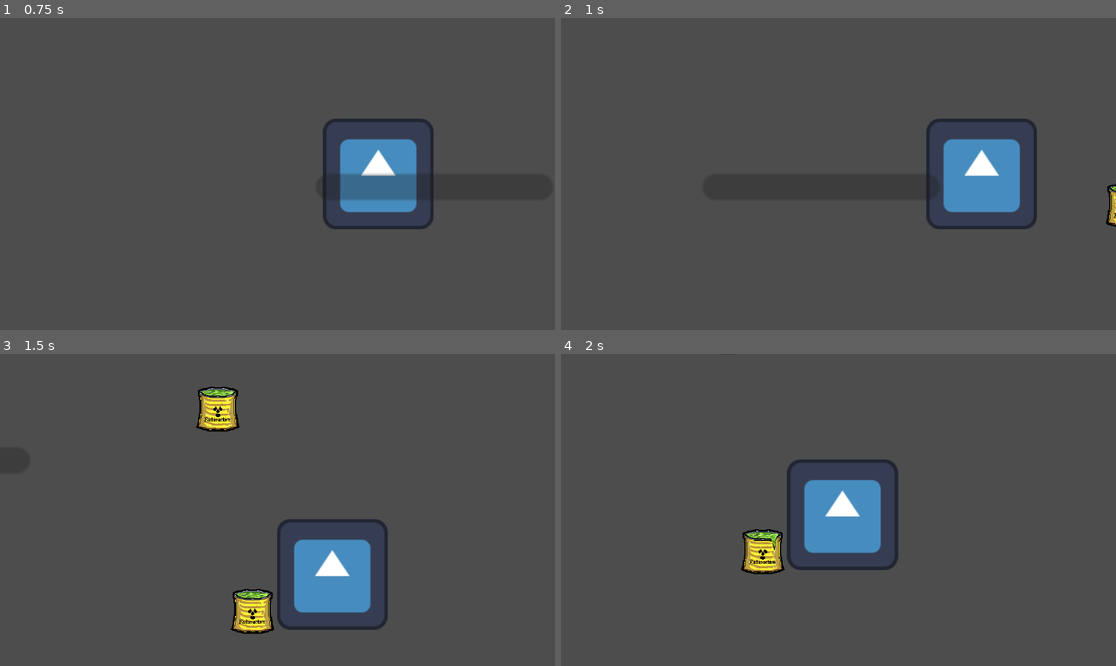
Above: before the commit, frames 1-4 (two rows, left to right).
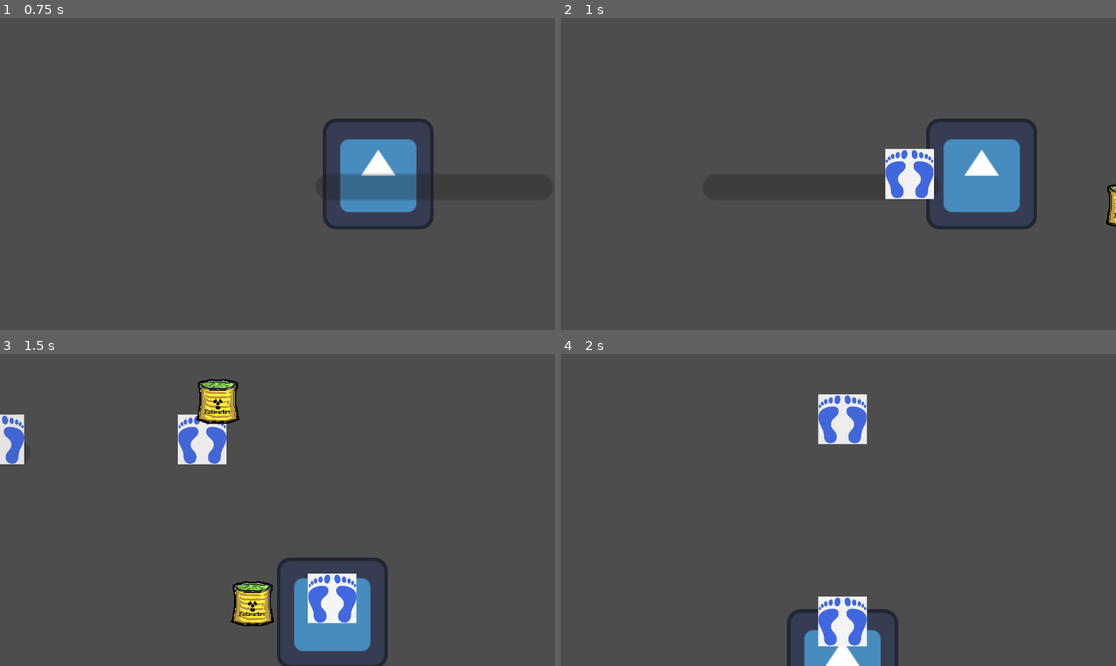
Above: after the commit, the same moments.

Repository: Savannah-Jones/Alien-X
Game: Godot game, scene res://Scenes/TestScene.tscn
Two runs of this game, one before a commit and one after it. Both use one fixed random seed, a clock stepped at 60 frames per second and the inputs below. This scene is started directly instead of the project's main scene. The engine's default icon, where the game draws it, is replaced by a stand-in: a white triangle on a blue panel in a dark square.
Inputs:
- Up to frame 1 (0.75 s): hold Right (ui_right) from 0.53 s (still down)
- Up to frame 2 (1 s): keep holding Right (ui_right)
- Up to frame 3 (1.5 s): release Right (ui_right) at 1.28 s; hold Down (ui_down) from 1.28 s (still down)
- Up to frame 4 (2 s): keep holding Down (ui_down)

Frame 1 is identical in both runs. In frame 2, 1.4% of the frame differs, in the area x 58-68%, y 41-59%; in frame 3, 8.9%; in frame 4, 9.4%, in the area x 32-61%, y 12-100%.

Commit message:
Footstep functionality added
Still need to update art for footsteps.

Diff:
--- a/maze-game/Scenes/RunnerPlayer.tscn
+++ b/maze-game/Scenes/RunnerPlayer.tscn
@@ -1,6 +1,7 @@
-[gd_scene load_steps=5 format=3 uid="uid://d4go6lmobu85h"]
+[gd_scene load_steps=6 format=3 uid="uid://d4go6lmobu85h"]
 
 [ext_resource type="Script" uid="uid://cdc07sdm4lpy4" path="res://Scripts/Runner.gd" id="1_qg1ix"]
+[ext_resource type="PackedScene" uid="uid://d007wxbdk3cra" path="res://Scenes/footsteps.tscn" id="2_1biam"]
 [ext_resource type="Texture2D" uid="uid://cbwbvoswrovsv" path="res://icon.svg" id="2_jj63h"]
 
 [sub_resource type="RectangleShape2D" id="RectangleShape2D_qg1ix"]
@@ -13,6 +14,9 @@
 
 [node name="RunnerPlayer" type="CharacterBody2D"]
 script = ExtResource("1_qg1ix")
+footprint_scene = ExtResource("2_1biam")
+distance_between_footprints = 70.0
+footprint_lifetime = 6.0
 
 [node name="AnimatedSprite2D" type="AnimatedSprite2D" parent="."]
 
--- a/maze-game/Scenes/TestScene.tscn
+++ b/maze-game/Scenes/TestScene.tscn
@@ -1,13 +1,9 @@
-[gd_scene load_steps=8 format=3 uid="uid://kxwotaxvw60r"]
+[gd_scene load_steps=6 format=3 uid="uid://kxwotaxvw60r"]
 
 [ext_resource type="Script" uid="uid://dpscb5k1cqsel" path="res://Scripts/test_scene.gd" id="1_0f5h7"]
 [ext_resource type="PackedScene" uid="uid://d4go6lmobu85h" path="res://Scenes/RunnerPlayer.tscn" id="1_8k7wh"]
 [ext_resource type="PackedScene" uid="uid://c6j08mitwwfla" path="res://Scenes/SeekerPlayer.tscn" id="2_0f5h7"]
-[ext_resource type="Texture2D" uid="uid://cbwbvoswrovsv" path="res://icon.svg" id="2_iufkg"]
 [ext_resource type="PackedScene" uid="uid://1idm5dxdjbdu" path="res://Scenes/Collectible.tscn" id="3_0f5h7"]
-
-[sub_resource type="RectangleShape2D" id="RectangleShape2D_qsjrb"]
-size = Vector2(399, 45)
 
 [sub_resource type="StyleBoxFlat" id="StyleBoxFlat_0f5h7"]
 bg_color = Color(0.323717, 0.592804, 0.181635, 1)
@@ -30,19 +26,6 @@
 
 [node name="Monster" parent="." instance=ExtResource("2_0f5h7")]
 visible = false
-
-[node name="StaticBody2D" type="StaticBody2D" parent="."]
-visible = false
-position = Vector2(0, 127)
-
-[node name="Sprite2D" type="Sprite2D" parent="StaticBody2D"]
-position = Vector2(4, -41)
-scale = Vector2(3.10938, 0.359375)
-texture = ExtResource("2_iufkg")
-
-[node name="CollisionShape2D" type="CollisionShape2D" parent="StaticBody2D"]
-position = Vector2(4.5, -41.5)
-shape = SubResource("RectangleShape2D_qsjrb")
 
 [node name="UI" type="Control" parent="."]
 layout_mode = 3
--- /dev/null
+++ b/maze-game/Scenes/footsteps.tscn
@@ -0,0 +1,11 @@
+[gd_scene load_steps=3 format=3 uid="uid://d007wxbdk3cra"]
+
+[ext_resource type="Script" uid="uid://bw87hk38jw1rp" path="res://Scripts/footsteps.gd" id="1_fkkys"]
+[ext_resource type="Texture2D" uid="uid://culinuodg7c35" path="res://colorful-footprints-png-11552172680zakuwzvqk1.png" id="2_byt3x"]
+
+[node name="Footsteps" type="Node2D"]
+script = ExtResource("1_fkkys")
+
+[node name="Sprite2D" type="Sprite2D" parent="."]
+scale = Vector2(0.02, 0.02)
+texture = ExtResource("2_byt3x")
--- a/maze-game/Scripts/Runner.gd
+++ b/maze-game/Scripts/Runner.gd
@@ -4,6 +4,15 @@
 const SPEED = 300.0
 const SPRINT_SPEED = 500
 var last_direction := Vector2(1,0)
+
+@export var footprint_scene: PackedScene
+@export var distance_between_footprints := 64.0
+@export var footprint_lifetime := 30.0
+
+var last_footprint_pos: Vector2
+
+func _ready() -> void:
+	last_footprint_pos = global_position
 
 
 func _physics_process(delta: float) -> void:
@@ -13,13 +22,24 @@
 
 	move_and_slide()
 	#normalize the vector to account for diagonal movement later maybe?
+
+
 	if direction.length() > 0:
 		last_direction = direction
 		play_walk_animation(direction)
-		print(direction)
+		#print("Debug Direction: ", direction)
 	else:
 		play_idle_animation(last_direction)
-		print(direction)
+		#print("Debug Direction: ", direction)
+
+
+	if direction.length() > 0:
+		var dist = global_position.distance_to(last_footprint_pos)
+		if dist >= distance_between_footprints:
+			spawn_footprint()
+			last_footprint_pos = global_position
+
+
 
 func play_walk_animation(direction):
 	if direction.x > 0:
@@ -40,3 +60,11 @@
 		$AnimatedSprite2D.play("idle_down")
 	elif direction.y < 0:
 		$AnimatedSprite2D.play("idle_up")
+
+
+func spawn_footprint():
+
+	var fp = footprint_scene.instantiate() as Footsteps
+	get_parent().add_child(fp)
+	fp.global_position = global_position
+	fp.time_to_live = footprint_lifetime
--- a/maze-game/Scripts/Seeker.gd
+++ b/maze-game/Scripts/Seeker.gd
@@ -17,10 +17,10 @@
 	if direction.length() > 0:
 		last_direction = direction
 		play_walk_animation(direction)
-		print(direction)
+		#print("Debug Direction: ", direction)
 	else:
 		play_idle_animation(last_direction)
-		print(direction)
+		#print("Debug Direction: ", direction)
 
 func play_walk_animation(direction):
 	if direction.x > 0:
--- /dev/null
+++ b/maze-game/Scripts/footsteps.gd
@@ -0,0 +1,23 @@
+extends Node2D
+class_name Footsteps
+
+@onready var sprite = $Sprite2D
+
+var time_to_live := 30.0 # seconds
+var time_alive := 0.0
+
+func _process(delta: float) -> void:
+	time_alive += delta
+
+	# Calculate alpha fade (1.0 -> 0.0 over time_to_live)
+	var alpha := 1.0 - (time_alive / time_to_live)
+	alpha = clamp(alpha, 0.0, 1.0)
+
+	# Apply fade to sprite
+	var modulate_color = sprite.modulate
+	modulate_color.a = alpha
+	sprite.modulate = modulate_color
+
+	# Free after lifetime
+	if time_alive >= time_to_live:
+		queue_free()
Not shown, added: maze-game/Scripts/footsteps.gd.uid
Binary file added: maze-game/colorful-footprints-png-11552172680zakuwzvqk1.png
Not shown, added: maze-game/colorful-footprints-png-11552172680zakuwzvqk1.png.import
